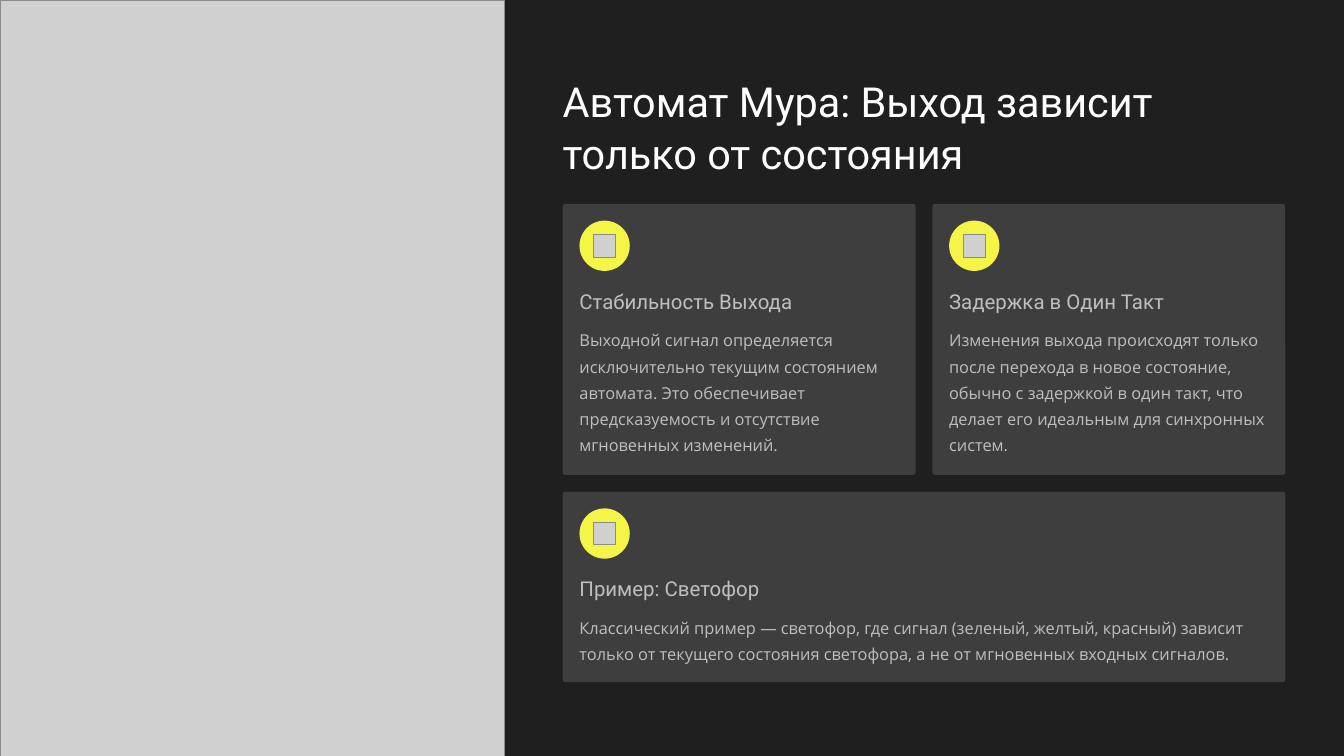
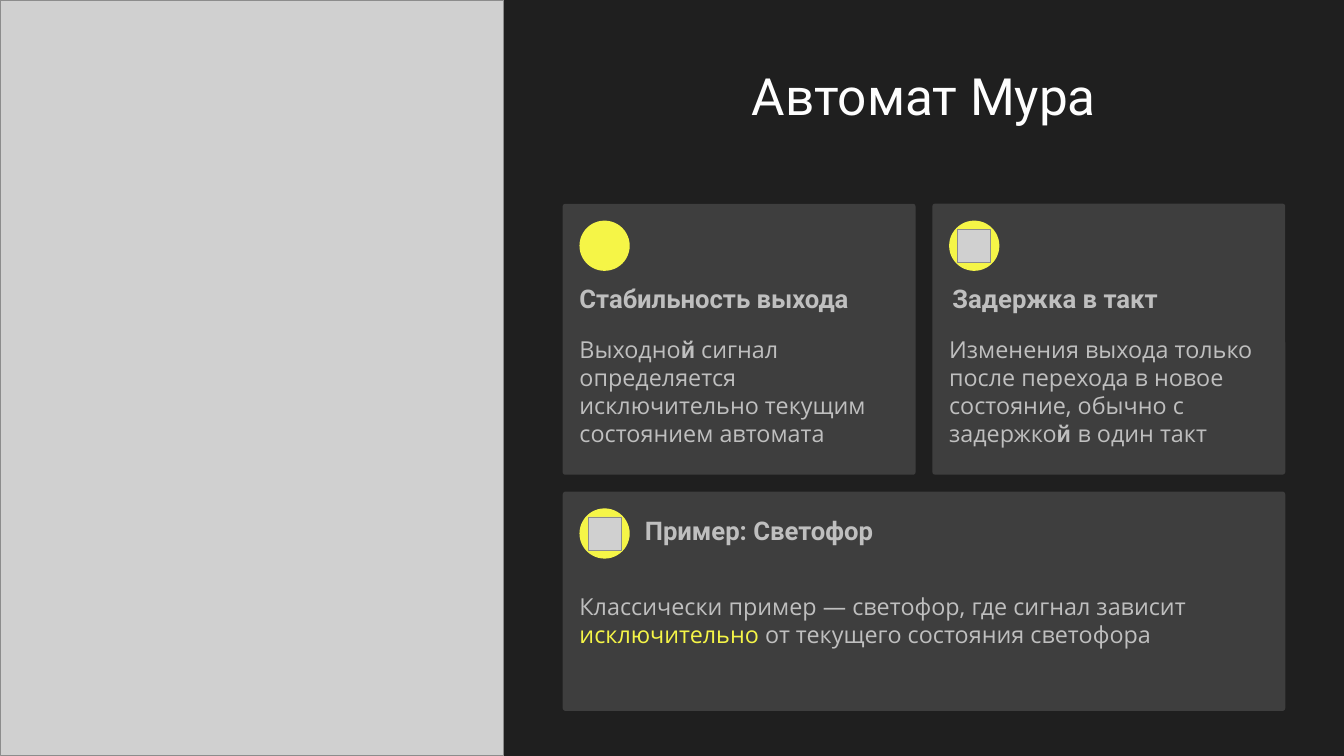
Before and after one commit to Astolfo-femboy-UwU/urban-octo-barnacle, a slide deck: slide 3 of Вычислительная техника/Автоматы Мура и Мили.pptx. Drawn at 1344x756 pixels with LibreOffice and Linux fonts; fonts in the diff are those of the drawing; grey boxes stand for pictures; background and template pictures are left out. Boxes give left, top, right and bottom in pixels: in the first picture for what was removed or moved away, otherwise in the second. Text is boxed around its words. In the diff, an @@ line names an element or a change of style, - is before the commit and + after.

```diff
--- a/Вычислительная техника/Автоматы Мура и Мили.pptx
+++ b/Вычислительная техника/Автоматы Мура и Мили.pptx
@@ text at bbox=[752, 78, 1096, 126]: text changed; size 35.5 to 44 pt @@
-Автомат Мура: Выход зависит только от состояния
+Автомат Мура
@@ picture removed at bbox=[593, 234, 616, 257] @@
@@ picture added at bbox=[958, 229, 990, 262] @@
@@ picture removed at bbox=[963, 234, 985, 257] @@
@@ text at bbox=[579, 288, 849, 312]: text changed; size 17.5 to 22 pt; bold on @@
-Стабильность Выхода
+Стабильность выхода
@@ text at bbox=[952, 289, 1158, 313]: text changed; size 17.5 to 22 pt; bold on @@
-Задержка в Один Такт
+Задержка в такт
@@ text at bbox=[579, 340, 866, 442]: text changed; size 14 to 20 pt @@
-Выходной сигнал определяется исключительно текущим состоянием автомата. Это обеспечивает предсказуемость и отсутствие мгновенных изменений.
+Выходной сигнал определяется исключительно текущим состоянием автомата
@@ text at bbox=[949, 341, 1253, 448]: text changed; size 14 to 20 pt @@
-Изменения выхода происходят только после перехода в новое состояние, обычно с задержкой в один такт, что делает его идеальным для синхронных систем.
+Изменения выхода только после перехода в новое состояние, обычно с задержкой в один такт
@@ rounded rectangle: place and size @@
-rounded rectangle at bbox=[563, 491, 1285, 682]
+rounded rectangle at bbox=[563, 491, 1285, 711]
@@ picture added at bbox=[588, 517, 621, 549] @@
@@ picture removed at bbox=[593, 522, 616, 545] @@
@@ text "Пример: Светофор": place and size @@
-text "Пример: Светофор" at bbox=[579, 581, 760, 600]
+text "Пример: Светофор" at bbox=[645, 521, 873, 545]
@@ text "Пример: Светофор" at bbox=[645, 521, 873, 545]: size 17.5 to 22 pt, bold on @@
@@ vertical alignment top to middle in 3 elements at bbox=[949, 341, 1253, 448], bbox=[579, 340, 866, 442], bbox=[579, 597, 1185, 649] @@
@@ text at bbox=[579, 597, 1185, 649]: text changed; size 14 to 20 pt @@
-Классический пример — светофор, где сигнал (зеленый, желтый, красный) зависит только от текущего состояния светофора, а не от мгновенных входных сигналов.
+Классически пример — светофор, где сигнал зависит исключительно от текущего состояния светофора
@@ rectangle added at bbox=[1179, 711, 1344, 756], fill #1F1F1F, outline #1F1F1F 0 pt @@
```
Also in this commit, not shown: 7 other slides changed, 1 slide added, 1 slide removed, 1 other file.
